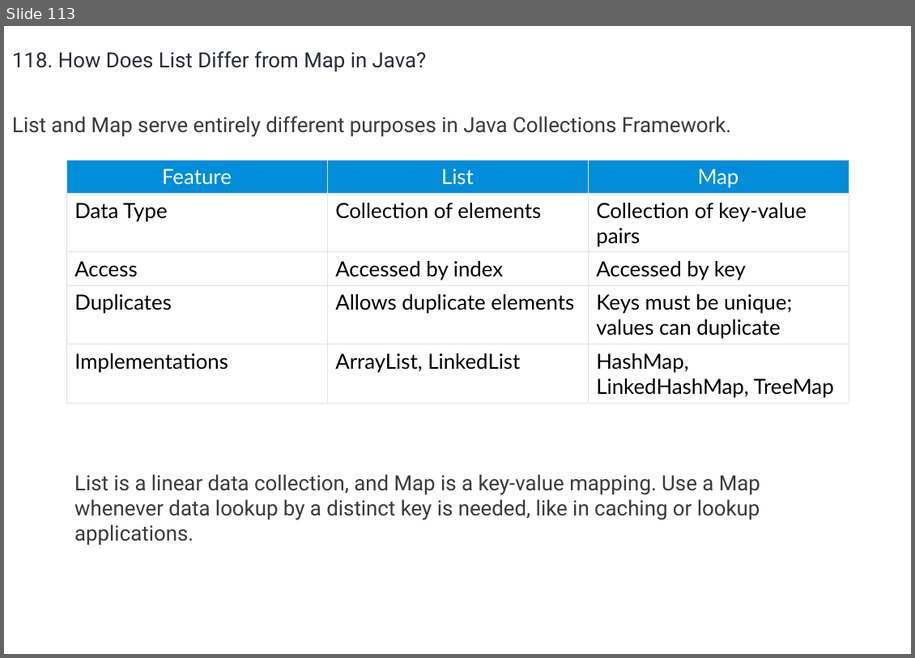
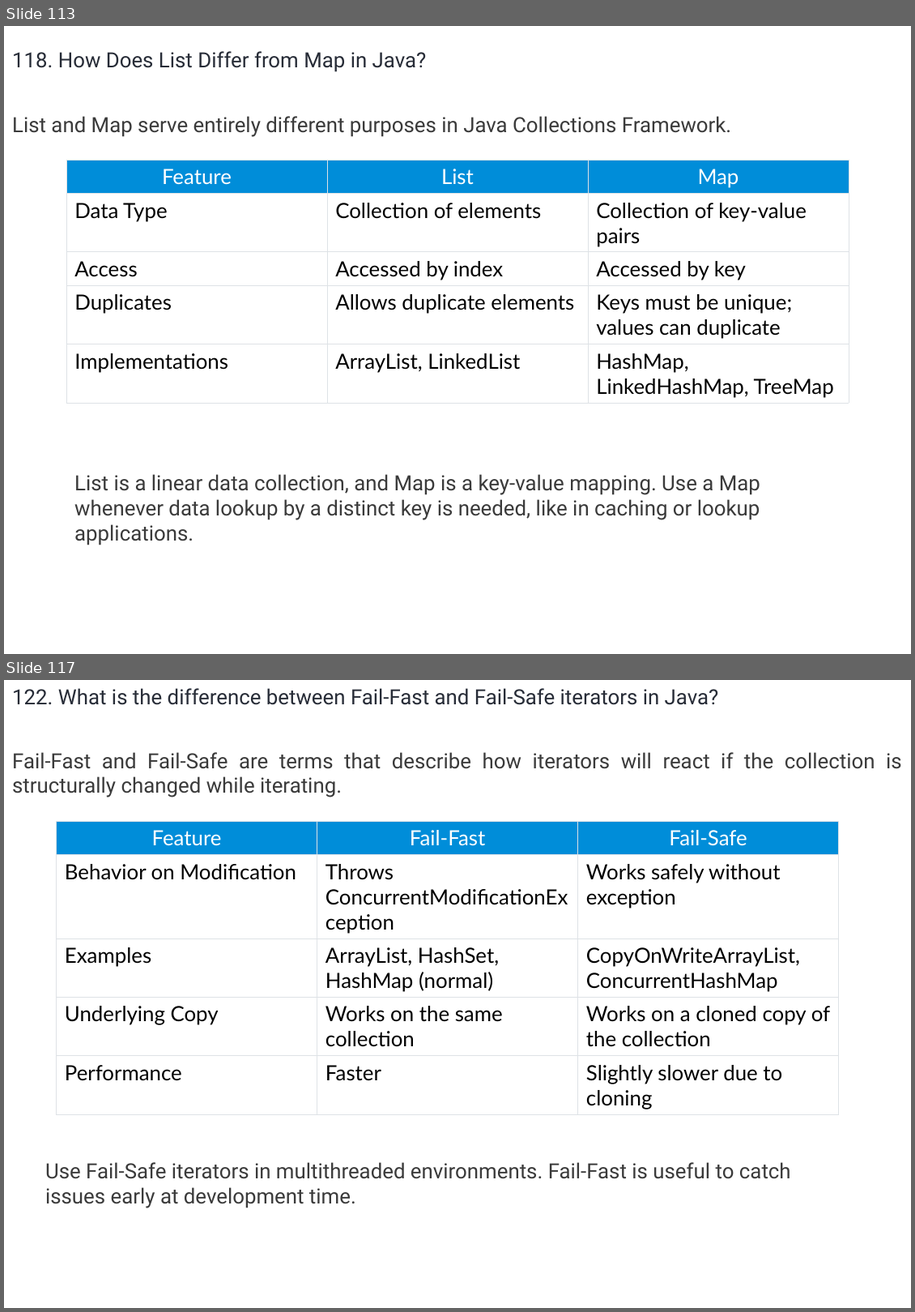
Before and after one commit to umalavanya/FullStackDevelopement_JavaSpring_SQL_ReactProjects, a slide deck: UmaTeachingMaterial/Java/Java-Interview-QA-Intellipaat.pptx. Shown one above the other, each under a label of ours: slide 113 before the commit, slides 113 and 117 after it; the slides between them are not shown. The pictures are 915x658 and 915x1312 pixels, drawn with LibreOffice and Linux fonts; fonts in the diff are those of the drawing. Boxes give left, top, right and bottom in pixels: in the first picture for what was removed or moved away, otherwise in the second. Text is boxed around its words. In the diff, an @@ line names an element or a change of style, - is before the commit and + after.

Commit message:
Java Interview QA

```diff
--- a/UmaTeachingMaterial/Java/Java-Interview-QA-Intellipaat.pptx
+++ b/UmaTeachingMaterial/Java/Java-Interview-QA-Intellipaat.pptx
@@ slide 117 added at (4, 680, 911, 1308), background #FFFFFF @@
@@ text added at (12, 688, 902, 797), 18 pt, text #3A3A3A @@
+122. What is the difference between Fail-Fast and Fail-Safe iterators in Java?
+Fail-Fast and Fail-Safe are terms that describe how iterators will react if the collection is structurally changed while iterating.
@@ table added at (57, 822, 838, 1115), 5 rows, 3 columns @@
+Feature | Fail-Fast | Fail-Safe
+Behavior on Modification | Throws ConcurrentModificationException | Works safely without exception
+Examples | ArrayList, HashSet, HashMap (normal) | CopyOnWriteArrayList, ConcurrentHashMap
+Underlying Copy | Works on the same collection | Works on a cloned copy of the collection
+Performance | Faster | Slightly slower due to cloning
@@ text added at (45, 1162, 791, 1208), 18 pt, text #3A3A3A @@
+Use Fail-Safe iterators in multithreaded environments. Fail-Fast is useful to catch issues early at development time.
```
Also in this commit, not shown: 81 other slides added, 82 slides removed.
